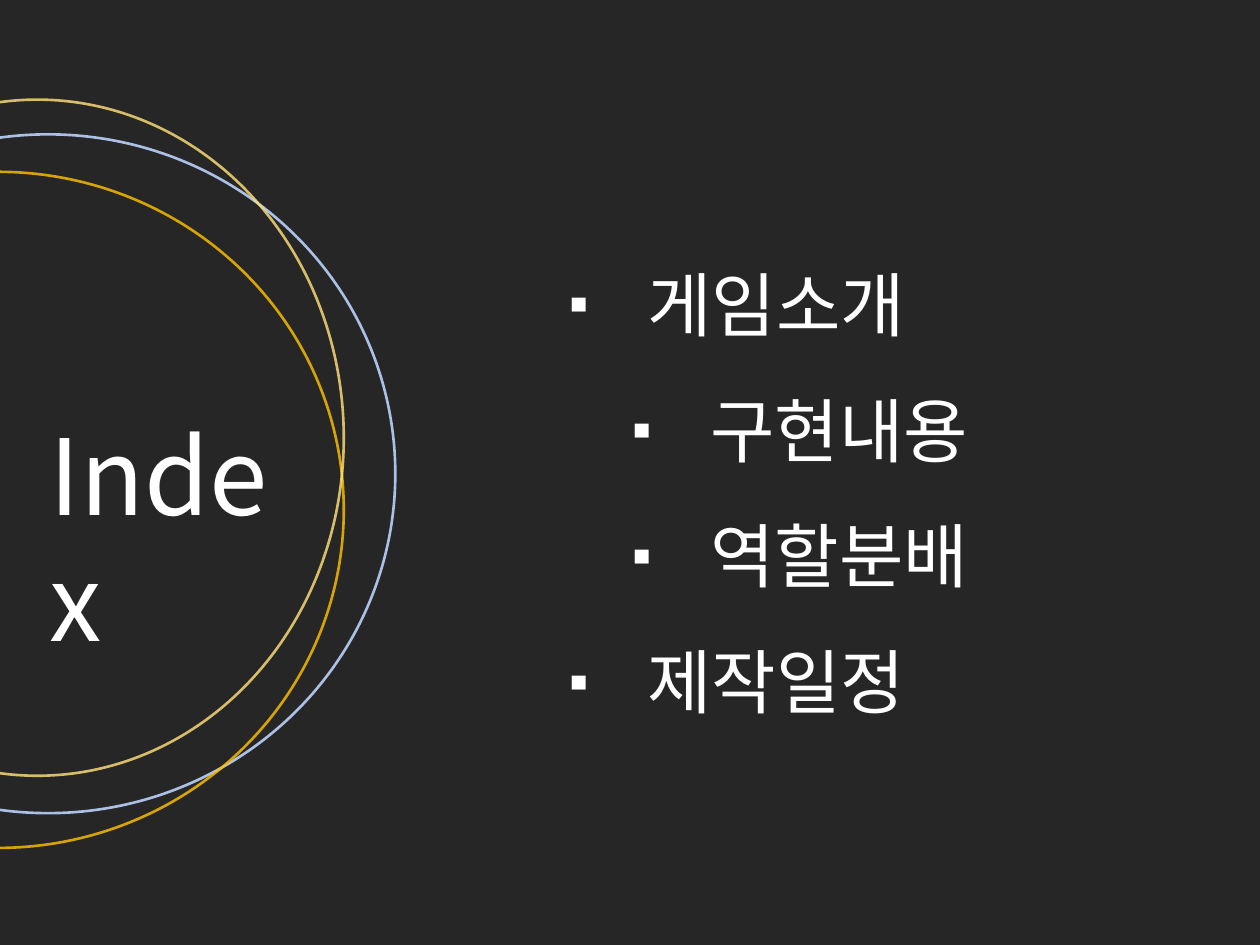
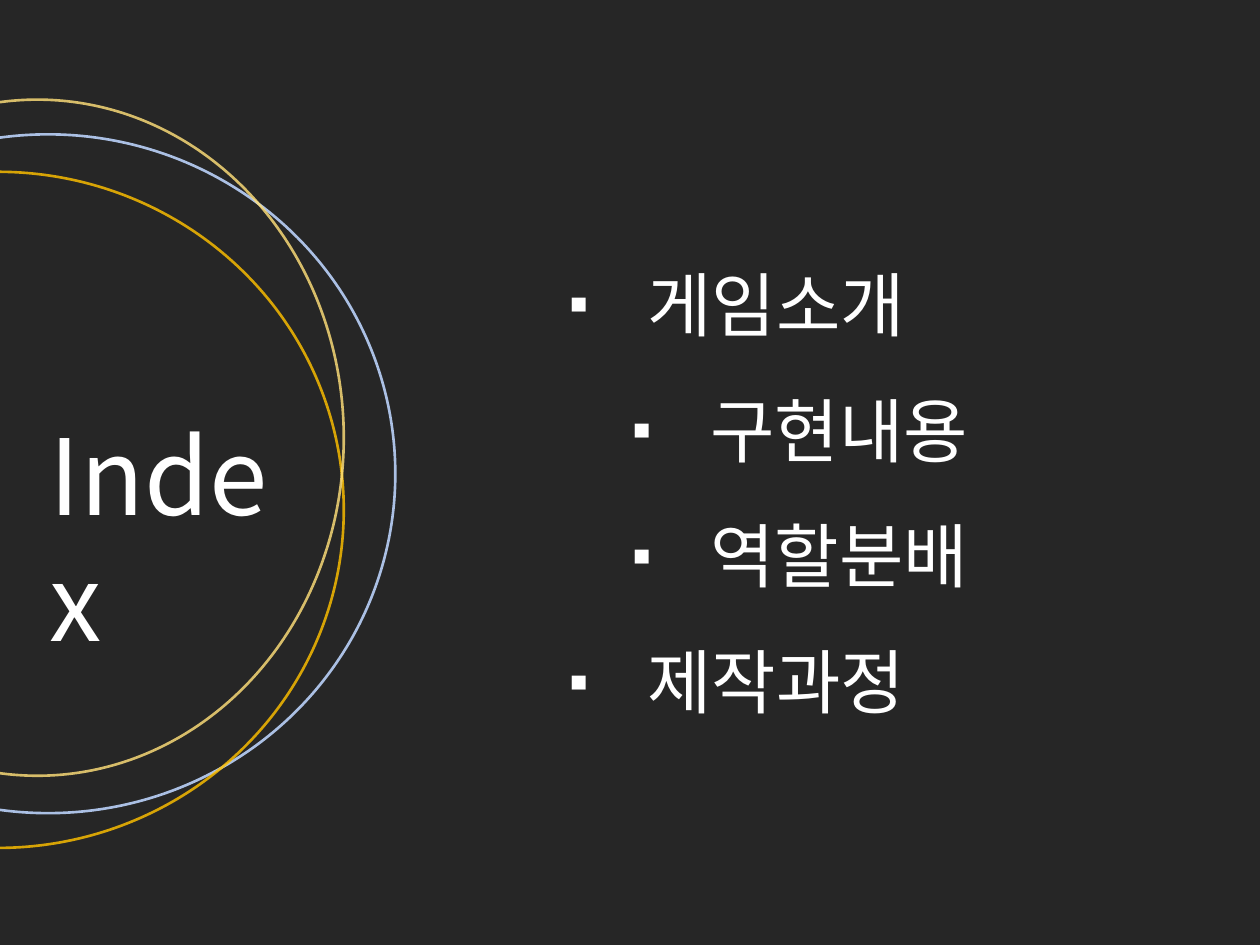
Before and after one commit to cmTEJAVA/Satellite, a slide deck: slide 2 of 발표자료/API 텀프로젝트 발표자료.pptx. Drawn at 1260x945 pixels with LibreOffice and Linux fonts; fonts in the diff are those of the drawing. Boxes give left, top, right and bottom in pixels: in the first picture for what was removed or moved away, otherwise in the second. Text is boxed around its words. In the diff, an @@ line names an element or a change of style, - is before the commit and + after.

```diff
--- a/발표자료/API 텀프로젝트 발표자료.pptx
+++ b/발표자료/API 텀프로젝트 발표자료.pptx
@@ text at box(648, 650, 905, 714): text changed @@
-▪ 제작일정
+▪ 제작과정
```
Also in this commit, not shown: 4 other slides changed, 2 slides removed, 2 other files.
